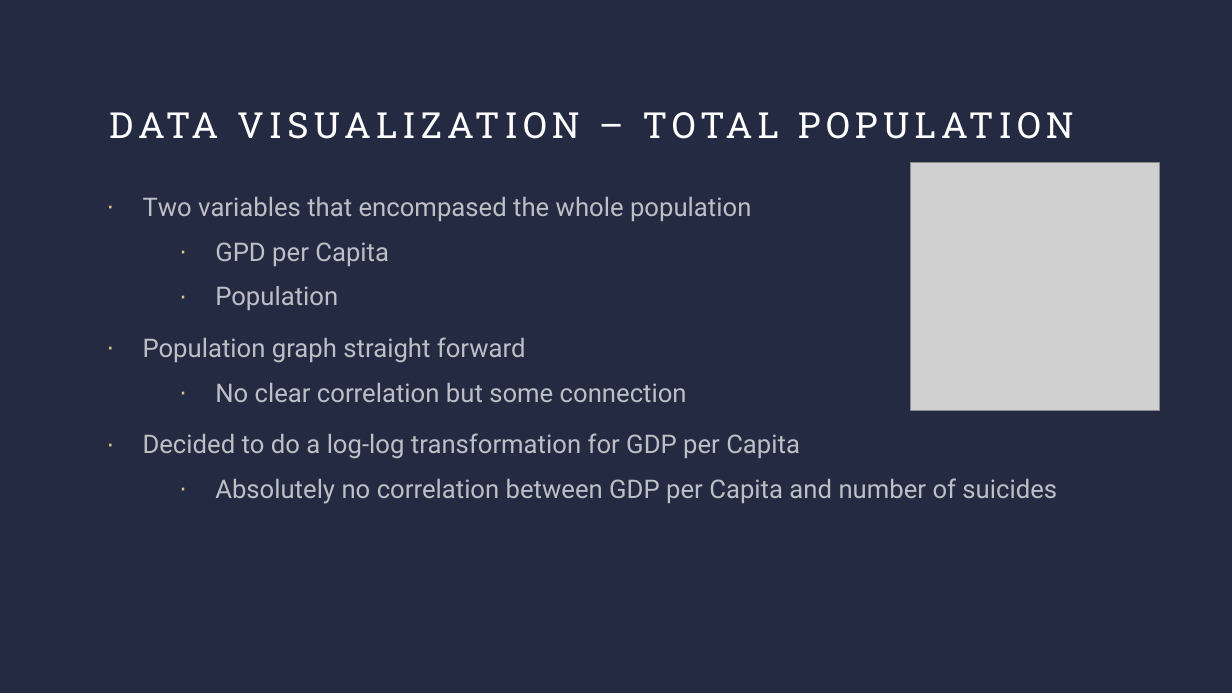
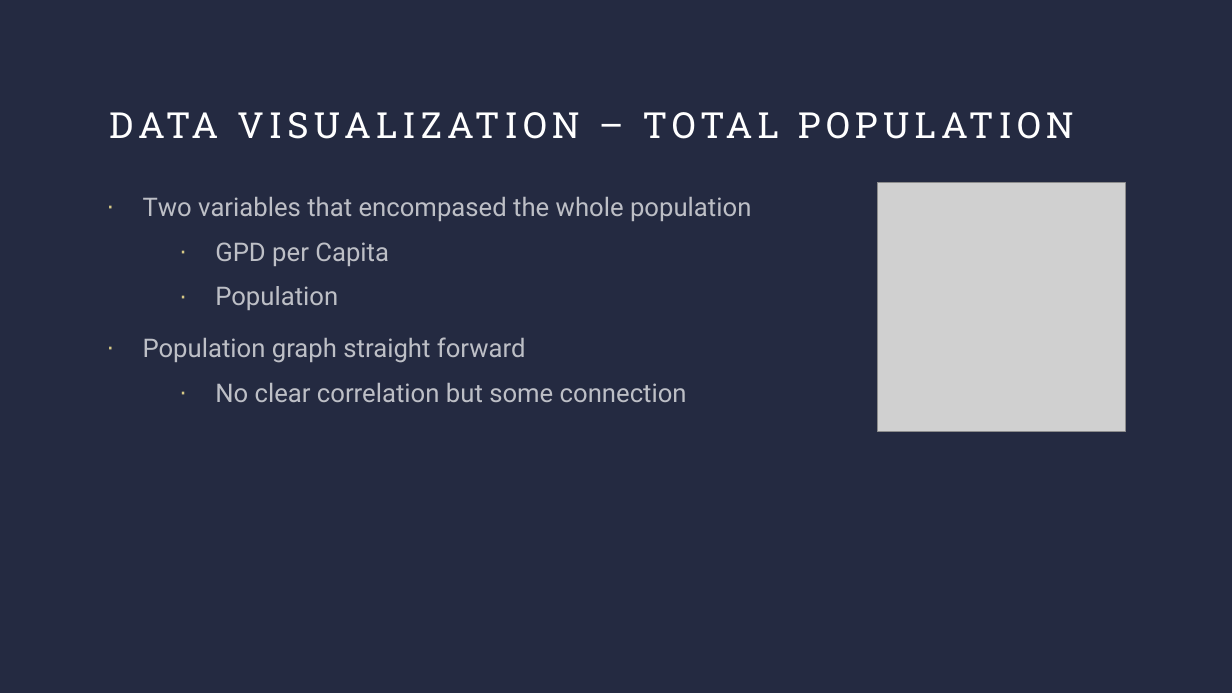
Before and after one commit to dgulacsy/DE2_Term_Project, a slide deck: slide 13 of DE2_Term_Presentation.pptx (slide 9 before the commit). Drawn at 1232x693 pixels with LibreOffice and Linux fonts; fonts in the diff are those of the drawing; grey boxes stand for pictures. Boxes give left, top, right and bottom in pixels: in the first picture for what was removed or moved away, otherwise in the second. Text is boxed around its words. In the diff, an @@ line names an element or a change of style, - is before the commit and + after.

Commit message:
updated the visualization part of the presentation

```diff
--- a/DE2_Term_Presentation.pptx
+++ b/DE2_Term_Presentation.pptx
@@ picture moved from (x1=911, y1=162, x2=1160, y2=410) to (x1=877, y1=183, x2=1126, y2=432) @@
@@ text at (x1=143, y1=433, x2=1057, y2=504): paragraphs removed @@
-· Decided to do a log-log transformation for GDP per Capita
-    · Absolutely no correlation between GDP per Capita and number of suicides
```
Also in this commit, not shown: 5 other slides changed, 3 slides added.
